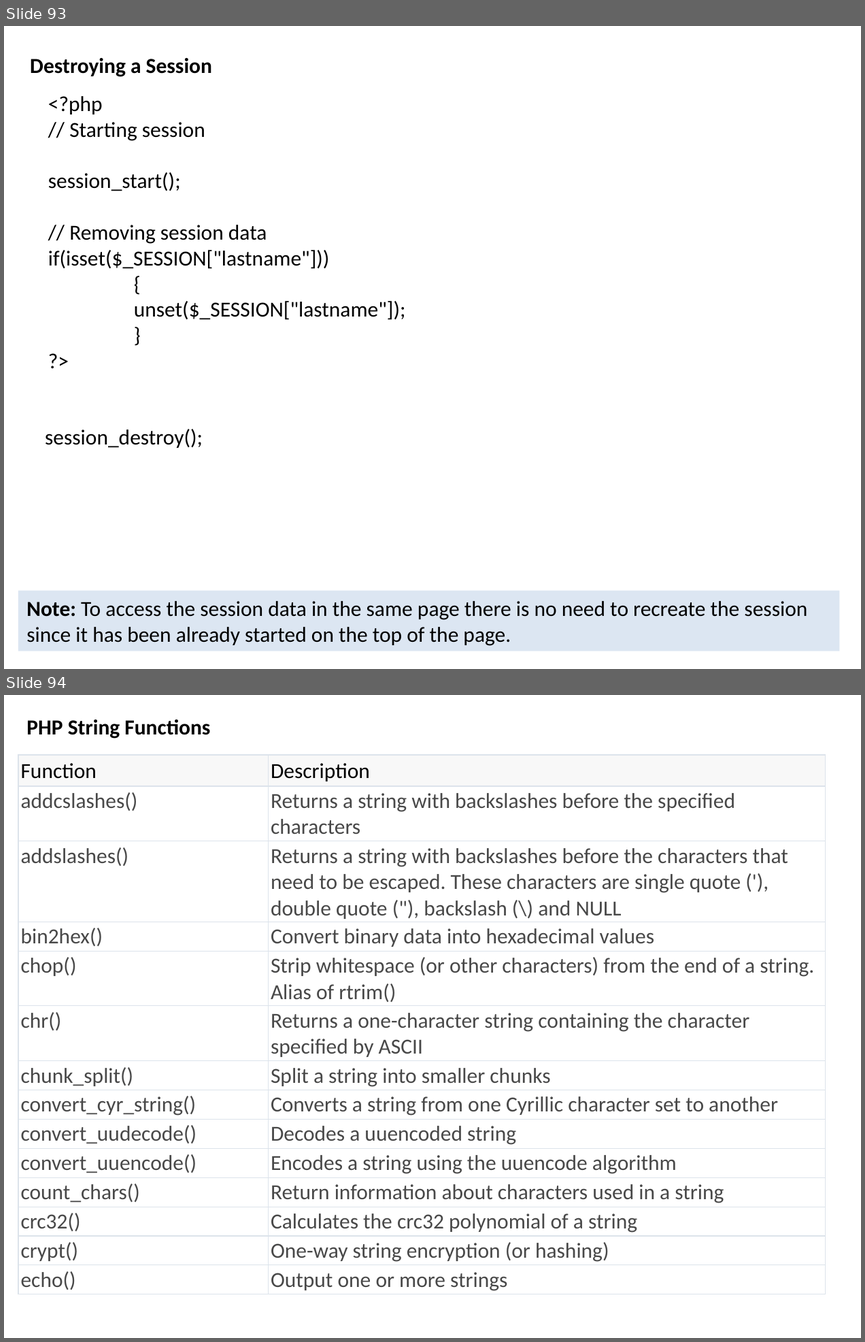
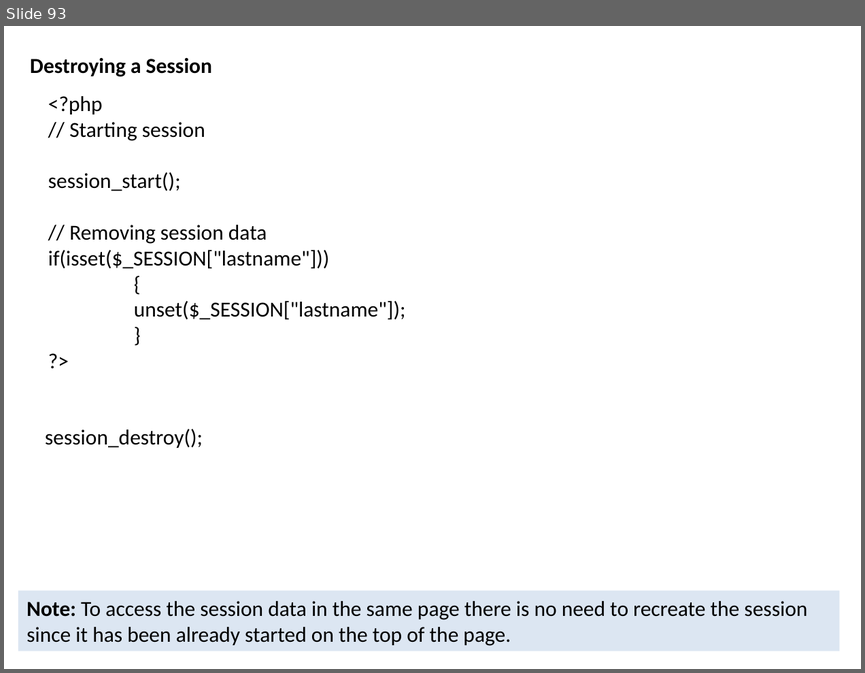
Before and after one commit to sanjay70sharma/PHP, a slide deck: PHP.pptx. Shown one above the other, each under a label of ours: slides 93 and 94 before the commit, slide 93 after it. The pictures are 865x1342 and 865x673 pixels, drawn with LibreOffice and Linux fonts; fonts in the diff are those of the drawing. Boxes give left, top, right and bottom in pixels: in the first picture for what was removed or moved away, otherwise in the second. Text is boxed around its words. In the diff, an @@ line names an element or a change of style, - is before the commit and + after.

```diff
--- a/PHP.pptx
+++ b/PHP.pptx
@@ slide 94 removed at [4,695,861,1338], background #FFFFFF @@
@@ text removed at [26,719,210,739] @@
-PHP String Functions
@@ table removed at [18,755,825,1295], 14 rows, 2 columns @@
-Function | Description
-addcslashes() | Returns a string with backslashes before the specified characters
-addslashes() | Returns a string with backslashes before the characters that need to be escaped. These characters are single quote ('), double quote ("), backslash (\) and NULL
-bin2hex() | Convert binary data into hexadecimal values
-chop() | Strip whitespace (or other characters) from the end of a string. Alias of rtrim()
-chr() | Returns a one-character string containing the character specified by ASCII
-chunk_split() | Split a string into smaller chunks
-convert_cyr_string() | Converts a string from one Cyrillic character set to another
-convert_uudecode() | Decodes a uuencoded string
-convert_uuencode() | Encodes a string using the uuencode algorithm
-count_chars() | Return information about characters used in a string
-crc32() | Calculates the crc32 polynomial of a string
-crypt() | One-way string encryption (or hashing)
-echo() | Output one or more strings
```
Also in this commit, not shown: 16 slides added, 6 other slides removed.
